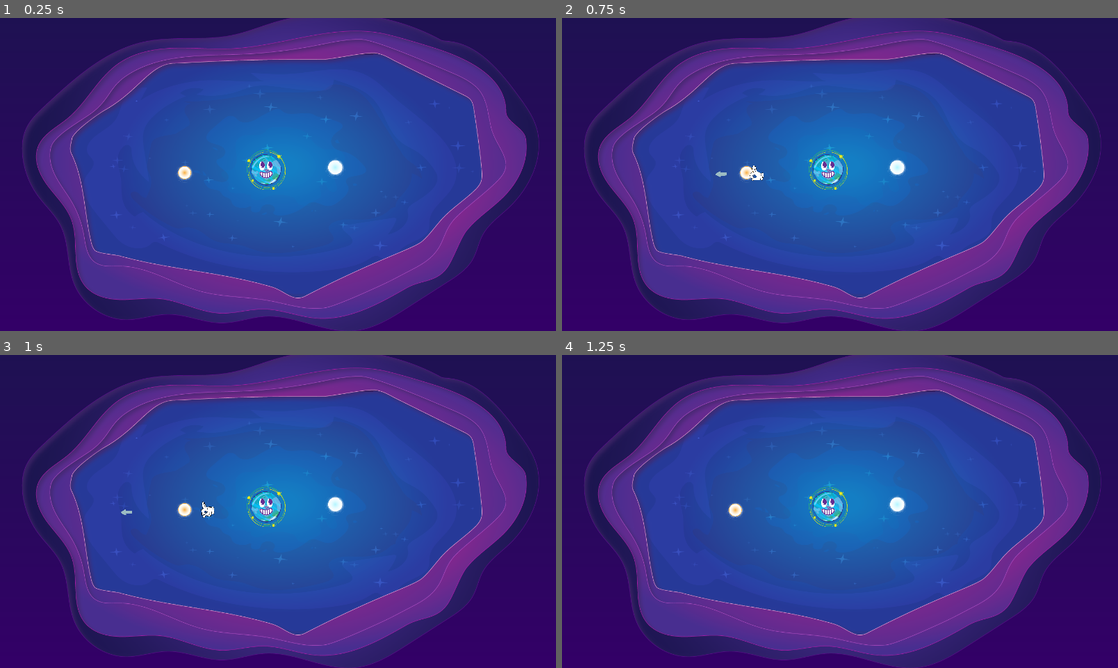
Above: before the commit, frames 1-4 (two rows, left to right).
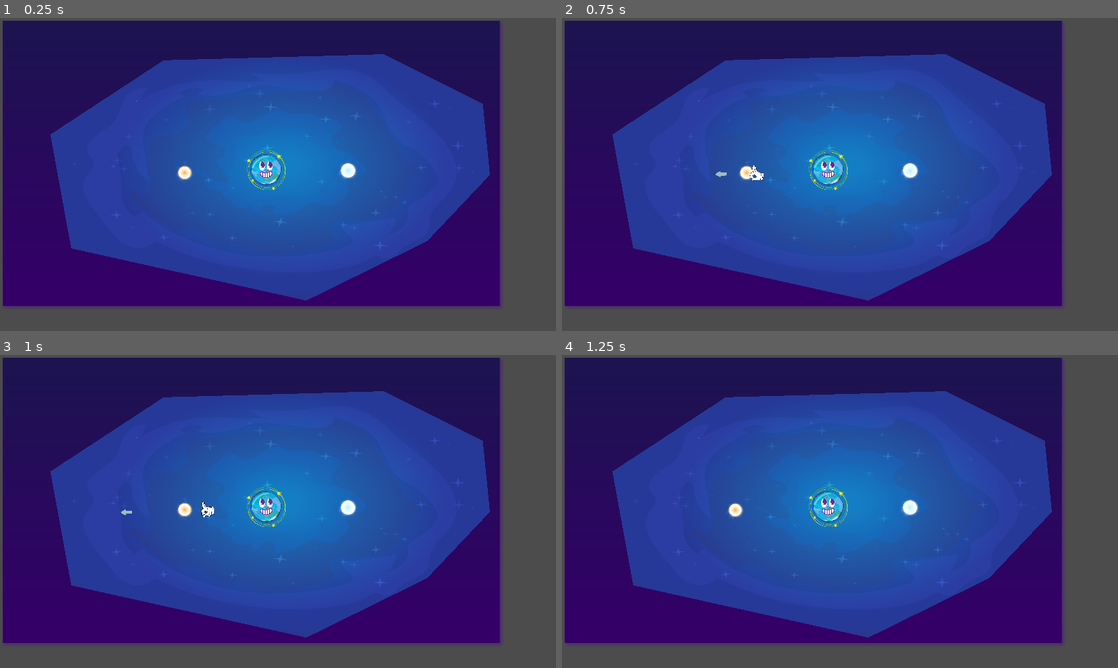
Above: after the commit, the same moments.

Repository: petey3/black-hole-fun
Game: Godot game, scene res://GodPoolGame/Game/Contexts/GameplayContext.tscn
The game is run twice, just before and just after one commit, with the same random seed, the same clock (stepped at 60 frames per second) and the same inputs.
Inputs (mouse positions are in pixels of both pictures, inside the frame that each line leads up to):
- Up to frame 1 (0.25 s): no input
- Up to frame 2 (0.75 s): tap Enter (ui_accept) at 0.5 s; drag from (745, 174) to (895, 168) at 0.52 s
- Up to frame 3 (1 s): no input
- Up to frame 4 (1.25 s): no input

The runs differ from the first frame. In frame 1, 40% of the frame differs, in the area x 0-100%, y 0-100%; in frame 2, 40%; in frame 3, 40%; in frame 4, 40%.

Commit message:
White and Black Holes pushes

Diff:
--- a/GodPoolGame/Game/Entities/WhiteHole.tscn
+++ b/GodPoolGame/Game/Entities/WhiteHole.tscn
@@ -1,18 +1,34 @@
-[gd_scene load_steps=5 format=2]
+[gd_scene load_steps=6 format=2]
 
-[ext_resource path="res://GodPoolGame/Game/Entities/CelestialArea.tscn" type="PackedScene" id=1]
 [ext_resource path="res://WhiteHole.gd" type="Script" id=2]
 [ext_resource path="res://Assets/white-hole.png" type="Texture" id=3]
+
+[sub_resource type="PhysicsMaterial" id=3]
 
 [sub_resource type="CircleShape2D" id=1]
 radius = 23.65
 
-[node name="WhiteHole" instance=ExtResource( 1 )]
+[sub_resource type="CircleShape2D" id=2]
+radius = 33.17
+
+[node name="WhiteHole" type="RigidBody2D"]
+collision_layer = 2
+collision_mask = 2
+physics_material_override = SubResource( 3 )
+gravity_scale = 0.0
+continuous_cd = 2
+contacts_reported = 5
+contact_monitor = true
 script = ExtResource( 2 )
 
-[node name="Sprite" parent="." index="0"]
+[node name="Sprite" type="Sprite" parent="."]
 scale = Vector2( 0.2, 0.2 )
 texture = ExtResource( 3 )
 
-[node name="CollisionShape2D" parent="Area2D" index="0"]
+[node name="Area2D" type="Area2D" parent="."]
+
+[node name="CollisionShape2D" type="CollisionShape2D" parent="Area2D"]
 shape = SubResource( 1 )
+
+[node name="CollisionShape2D" type="CollisionShape2D" parent="."]
+shape = SubResource( 2 )
--- a/GodPoolGame/Game/Levels/Level 1.tscn
+++ b/GodPoolGame/Game/Levels/Level 1.tscn
@@ -15,7 +15,7 @@
 [node name="Level 1" type="Node2D"]
 
 [node name="WhiteHole" parent="." instance=ExtResource( 1 )]
-position = Vector2( 1157, 518 )
+position = Vector2( 1201, 529 )
 
 [node name="Planet" parent="." instance=ExtResource( 4 )]
 position = Vector2( 919, 524 )
--- a/GodPoolGame/TestScenes/UniverseBoundaries.tscn
+++ b/GodPoolGame/TestScenes/UniverseBoundaries.tscn
@@ -23,6 +23,8 @@
 [node name="UniverseRoot" type="Node2D" parent="."]
 
 [node name="TopHalf" type="StaticBody2D" parent="UniverseRoot"]
+collision_layer = 3
+collision_mask = 3
 
 [node name="CollisionPolygon2D" type="CollisionPolygon2D" parent="UniverseRoot/TopHalf"]
 scale = Vector2( 1.875, 1.875 )
@@ -31,6 +33,8 @@
 
 [node name="BottomHalf" type="StaticBody2D" parent="UniverseRoot"]
 position = Vector2( 0, 1080 )
+collision_layer = 3
+collision_mask = 3
 
 [node name="CollisionPolygon2D" type="CollisionPolygon2D" parent="UniverseRoot/BottomHalf"]
 scale = Vector2( 1.875, 1.875 )
@@ -46,6 +50,7 @@
 polygon = PoolVector2Array( 554.841, 653.723, 117.857, 508.631, 79.1092, 191.845, 289.529, -14.5093, 699.067, -31.4368, 882.579, 106.401, 896.033, 303.889, 779.253, 488.479 )
 
 [node name="Border" type="Node2D" parent="UniverseRoot"]
+visible = false
 position = Vector2( 1003, 515 )
 scale = Vector2( 1.35, 1.35 )
 
--- a/GodPoolGame/TestSubjects/BlackHole.tscn
+++ b/GodPoolGame/TestSubjects/BlackHole.tscn
@@ -7,9 +7,12 @@
 friction = 0.3
 bounce = 0.69
 
+[sub_resource type="CircleShape2D" id=3]
+radius = 42.43
+
 [node name="BlackHole" type="RigidBody2D"]
-mode = 1
-mass = 65535.0
+collision_layer = 2
+collision_mask = 2
 physics_material_override = SubResource( 2 )
 gravity_scale = 0.0
 continuous_cd = 1
@@ -18,3 +21,6 @@
 [node name="Sprite" type="Sprite" parent="."]
 scale = Vector2( 0.3, 0.3 )
 texture = ExtResource( 1 )
+
+[node name="CollisionShape2D" type="CollisionShape2D" parent="."]
+shape = SubResource( 3 )
Not shown: 1 places in GodPoolGame/TestSubjects/BlackHole.tscn that only renumber resources
